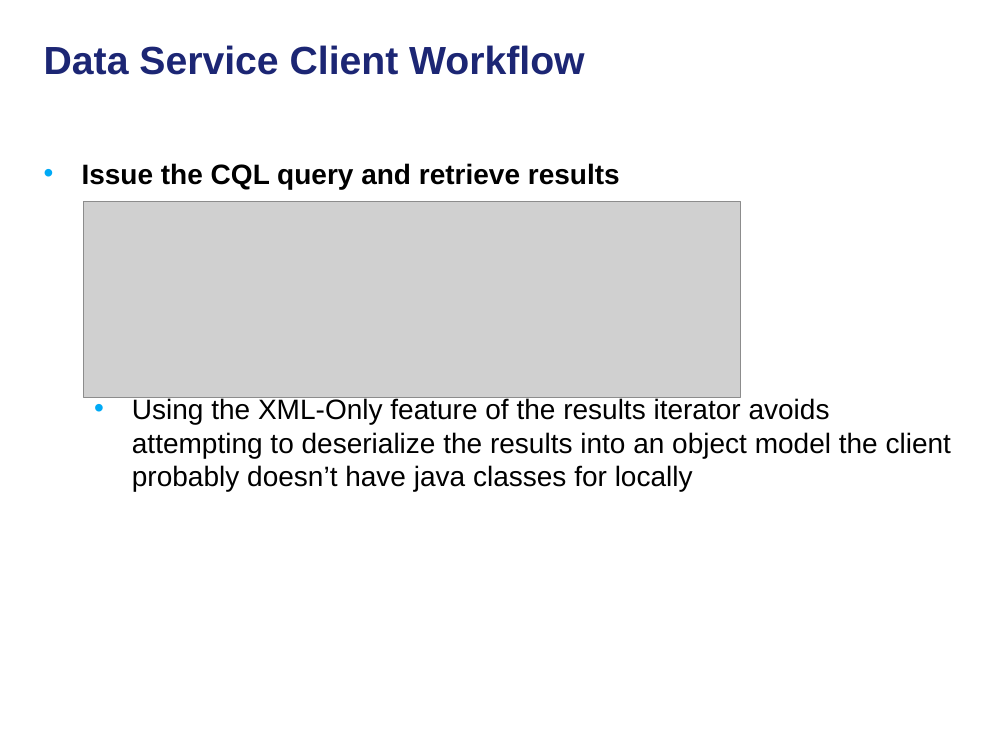
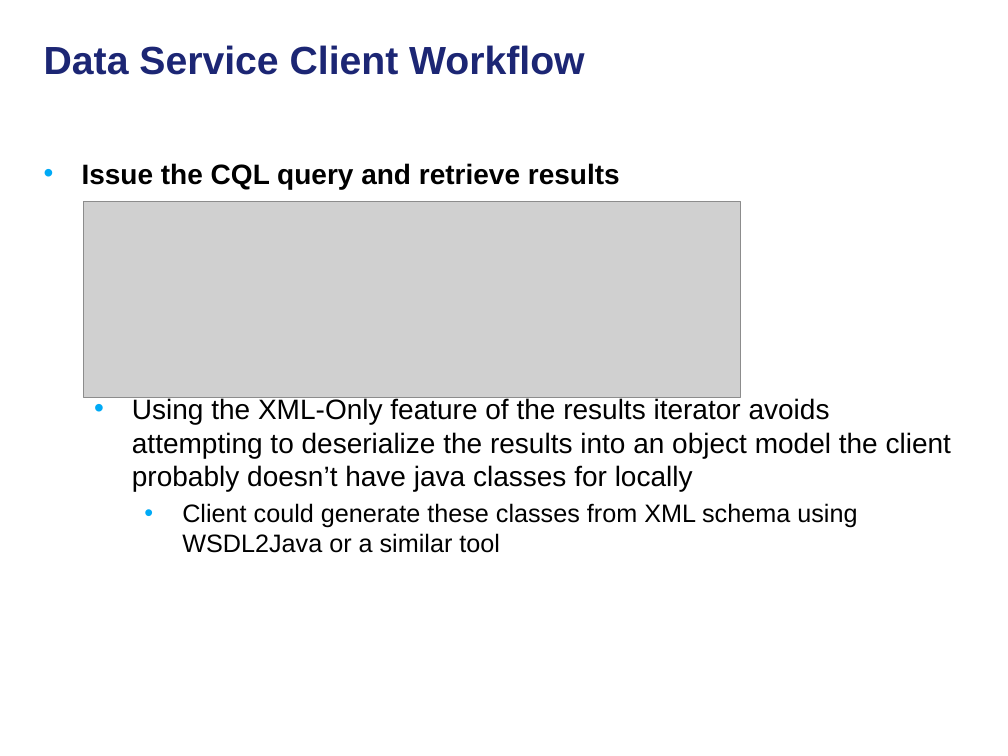
Before and after one commit to NCIP/cagrid-docs, a slide deck: slide 44 of presentations/200906_Novartis/caGrid Data Services.pptx (slide 42 before the commit). Drawn at 1008x756 pixels with LibreOffice and Linux fonts; fonts in the diff are those of the drawing; grey boxes stand for pictures; background and template pictures are left out. Boxes give left, top, right and bottom in pixels: in the first picture for what was removed or moved away, otherwise in the second. Text is boxed around its words. In the diff, an @@ line names an element or a change of style, - is before the commit and + after.

```diff
--- a/presentations/200906_Novartis/caGrid Data Services.pptx
+++ b/presentations/200906_Novartis/caGrid Data Services.pptx
@@ text at box(182, 503, 857, 553): paragraph added @@
+    • Client could generate these classes from XML schema using WSDL2Java or a similar tool
```
Also in this commit, not shown: 1 other slide changed, 2 slides added.
